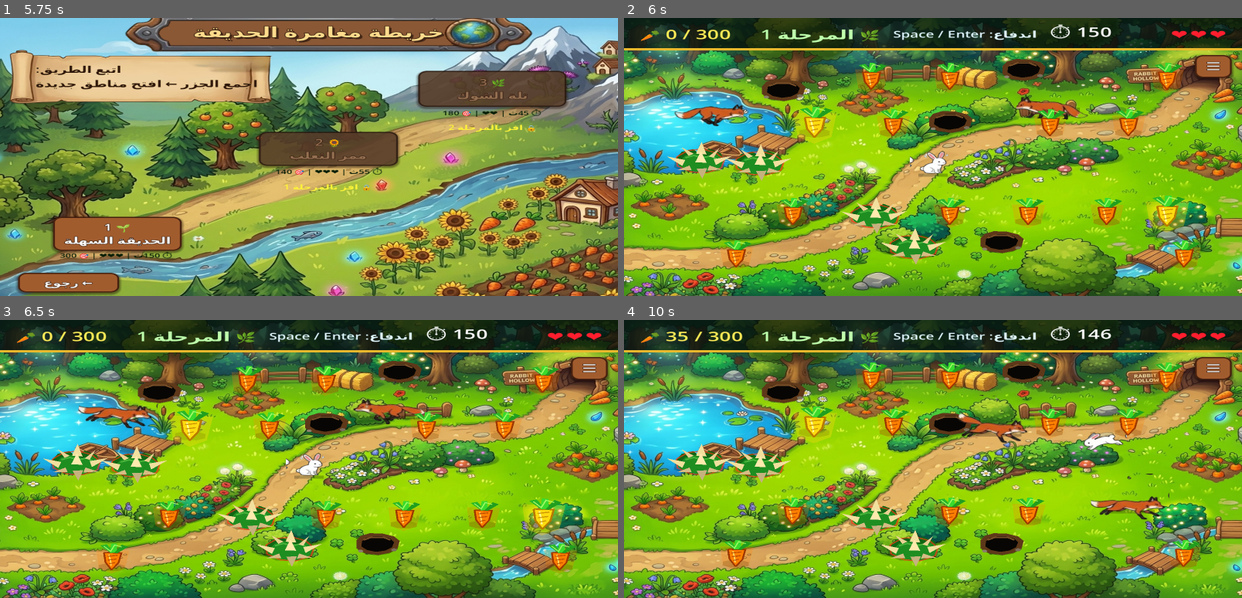
Above: before the commit, frames 1-4 (two rows, left to right).
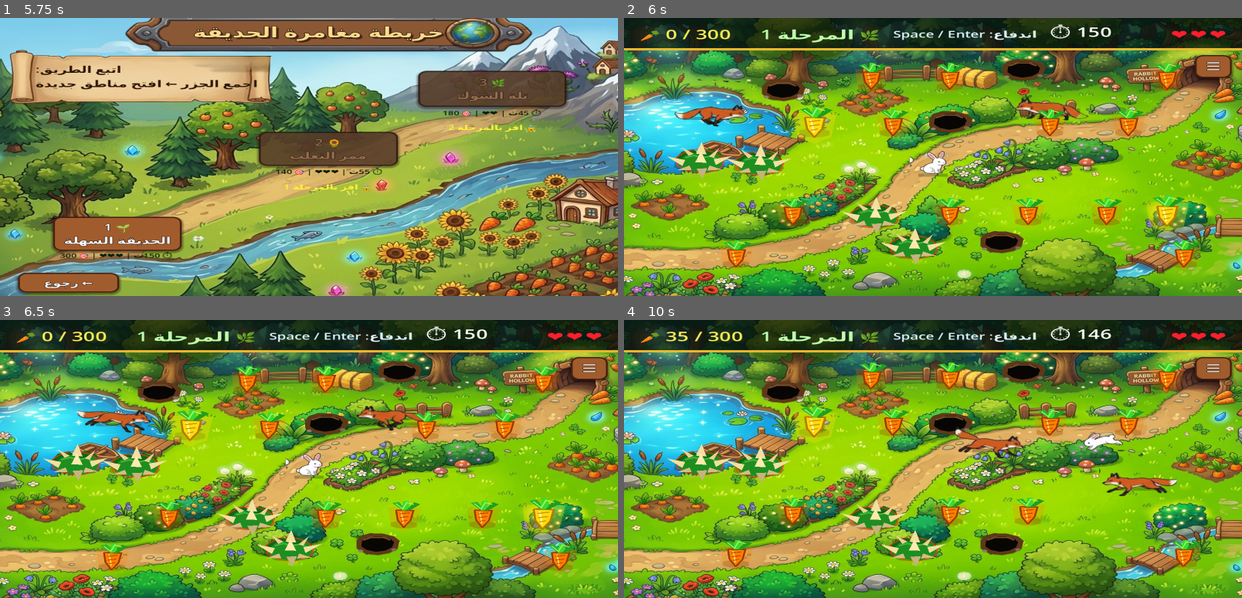
Above: after the commit, the same moments.

Repository: hamzabasem900-source/RUBBY
Game: Godot game, scene res://scenes/MainMenu.tscn
Two runs of this game, one before a commit and one after it. Both use one fixed random seed, a clock stepped at 60 frames per second and the inputs below.
Inputs (mouse positions are in pixels of both pictures, inside the frame that each line leads up to):
- Up to frame 1 (5.75 s): click "⚙" at 0.5 s; click "العربية" at 1.25 s; click "1280 x 720" at 2 s; click "عادي" at 2.75 s; click "استعادة الافتراضي" at 3.5 s; click "رجوع" at 4.25 s; click "▶ ابدأ اللعب" at 5 s
- Up to frame 2 (6 s): click "🌱 1 الحديقة السهلة" at 5.75 s
- Up to frame 3 (6.5 s): no input
- Up to frame 4 (10 s): tap Enter (ui_accept) at 6.5, 6.77, 7.52, 9.02, 9.77 s; move the mouse to (1068, 445) at 6.52 s; hold D (move_right) 6.53-7.28 s; click (1068, 445) at 6.67 s; move the mouse to (809, 472) at 7.27 s; hold S (move_down) 7.28-8.03 s; move the mouse to (994, 397) at 8.02 s; hold D (move_right) 8.03-8.78 s; move the mouse to (902, 514) at 8.77 s; hold W (move_up) 8.78-9.53 s; click (902, 514) at 8.92 s; move the mouse to (1118, 500) at 9.52 s; hold A (move_left) from 9.53 s (still down)

Frame 1 is identical in both runs. In frame 2, 0.5% of the frame differs, in the area x 8-77%, y 21-40%; in frame 3, 1.4%; in frame 4, 2.2%, in the area x 53-90%, y 26-72%.

Commit message:
Smooth opposite fox movement

Diff:
--- a/scripts/game_level.gd
+++ b/scripts/game_level.gd
@@ -387,26 +387,26 @@
 		fox.patrol_distance = randf_range(100.0, 190.0)
 	if "move_right_first" in fox:
 		fox.move_right_first = fox_index % 2 == 0
-	var fox_count := max(int(config.get("fox_count", 1)), 1)
-	var side := -1.0 if fox_index % 2 == 0 else 1.0
+	var fox_count: int = int(config.get("fox_count", 1))
+	if fox_count < 1:
+		fox_count = 1
+	var side: float = -1.0 if fox_index % 2 == 0 else 1.0
 	if "chase_flank_angle" in fox:
 		fox.chase_flank_angle = (TAU / fox_count) * fox_index
 	if "chase_flank_side" in fox:
 		fox.chase_flank_side = side
 	if "chase_flank_distance" in fox:
-		fox.chase_flank_distance = 150.0 if GameManager.current_level == 1 else 85.0
+		fox.chase_flank_distance = 75.0 if GameManager.current_level == 1 else 55.0
 	if "chase_lead_distance" in fox:
 		fox.chase_lead_distance = 0.0
-		if GameManager.current_level == 1:
-			fox.chase_lead_distance = 35.0 if fox_index % 2 == 0 else -25.0
 	if "chase_weave_strength" in fox:
-		fox.chase_weave_strength = 32.0 if GameManager.current_level == 1 else 18.0
+		fox.chase_weave_strength = 8.0 if GameManager.current_level == 1 else 5.0
 	if "chase_weave_phase" in fox:
 		fox.chase_weave_phase = float(fox_index) * PI
 	if "separation_distance" in fox:
-		fox.separation_distance = 150.0 if GameManager.current_level == 1 else 90.0
+		fox.separation_distance = 95.0 if GameManager.current_level == 1 else 75.0
 	if "separation_strength" in fox:
-		fox.separation_strength = 260.0 if GameManager.current_level == 1 else 170.0
+		fox.separation_strength = 150.0 if GameManager.current_level == 1 else 130.0
 	if "chase_speed" in fox and GameManager.current_level == 1:
 		fox.chase_speed = 124.0 + float(fox_index % 2) * 24.0
 
